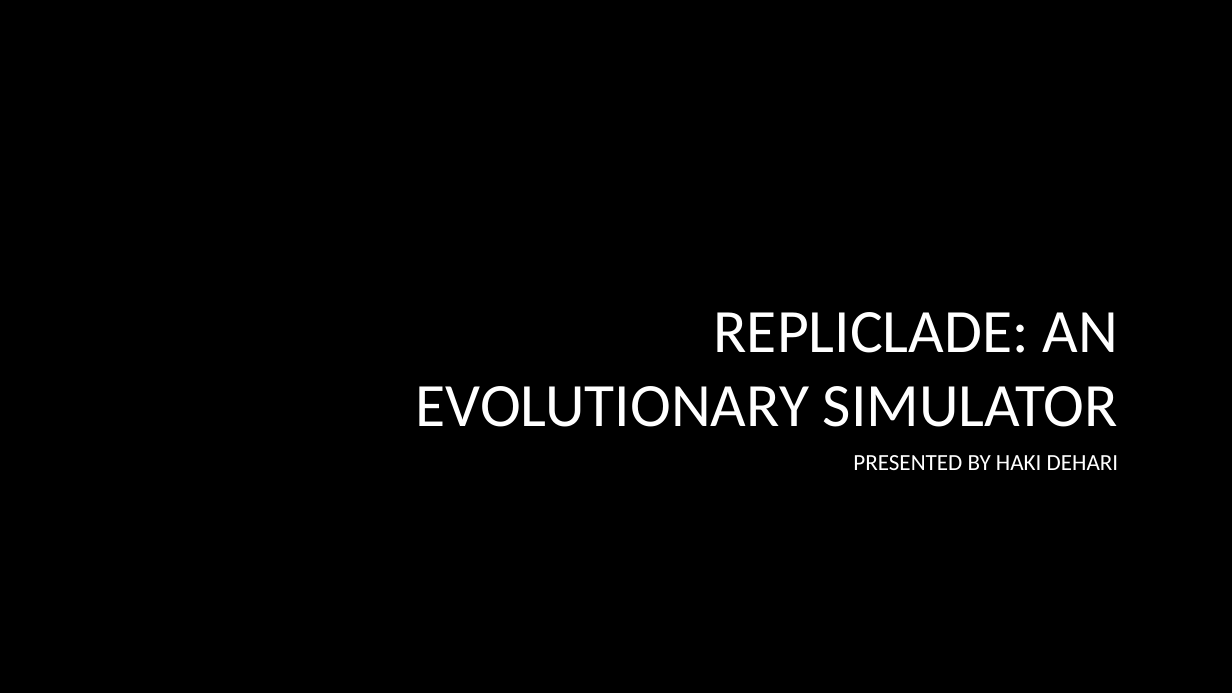
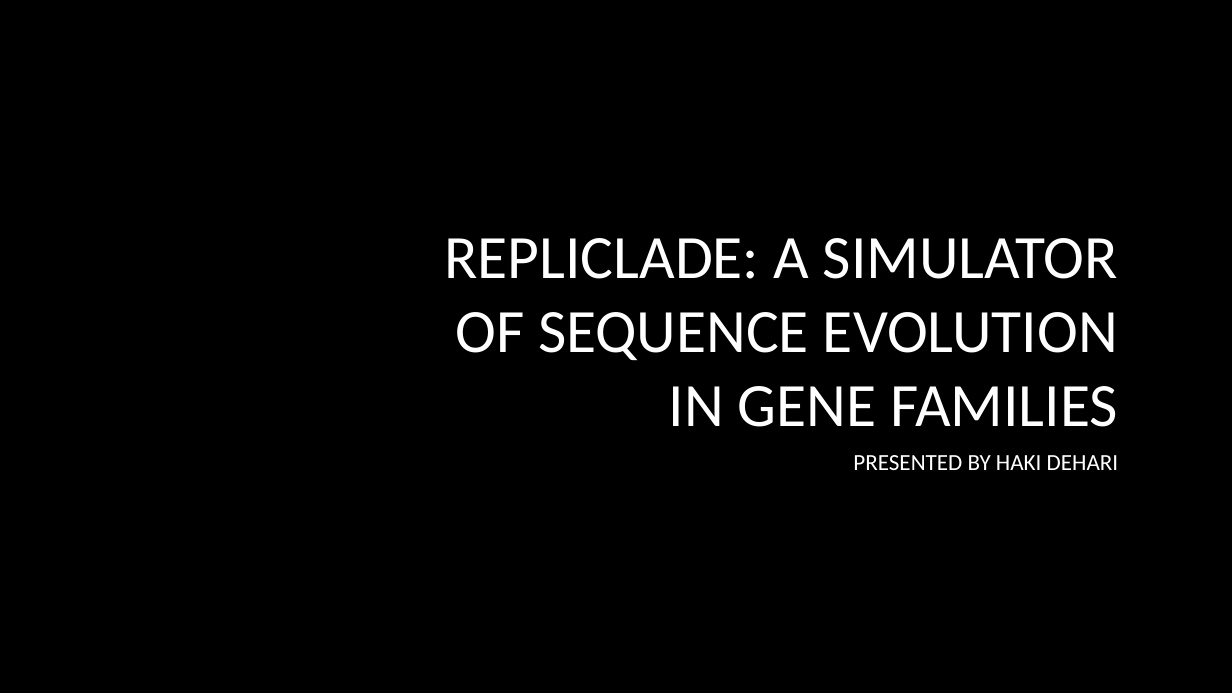
Before and after one commit to hakidehari/RepliClade, a slide deck: slide 1 of Repliclade_final/Repliclade.pptx. Drawn at 1232x693 pixels with LibreOffice and Linux fonts; fonts in the diff are those of the drawing; background and template pictures are left out. Boxes give left, top, right and bottom in pixels: in the first picture for what was removed or moved away, otherwise in the second. Text is boxed around its words. In the diff, an @@ line names an element or a change of style, - is before the commit and + after.

```diff
--- a/Repliclade_final/Repliclade.pptx
+++ b/Repliclade_final/Repliclade.pptx
@@ title at [444,238,1118,427]: text changed @@
-REPLICLADE: AN EVOLUTIONARY SIMULATOR
+REPLICLADE: A SIMULATOR OF SEQUENCE EVOLUTION IN GENE FAMILIES
```
Also in this commit, not shown: 1 other slide changed, 2 other files.
